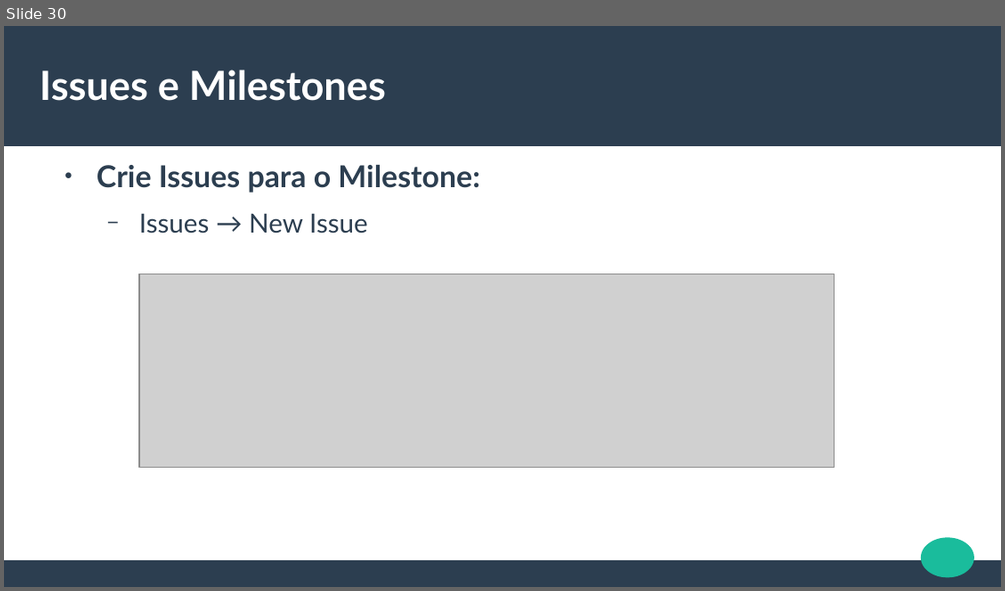
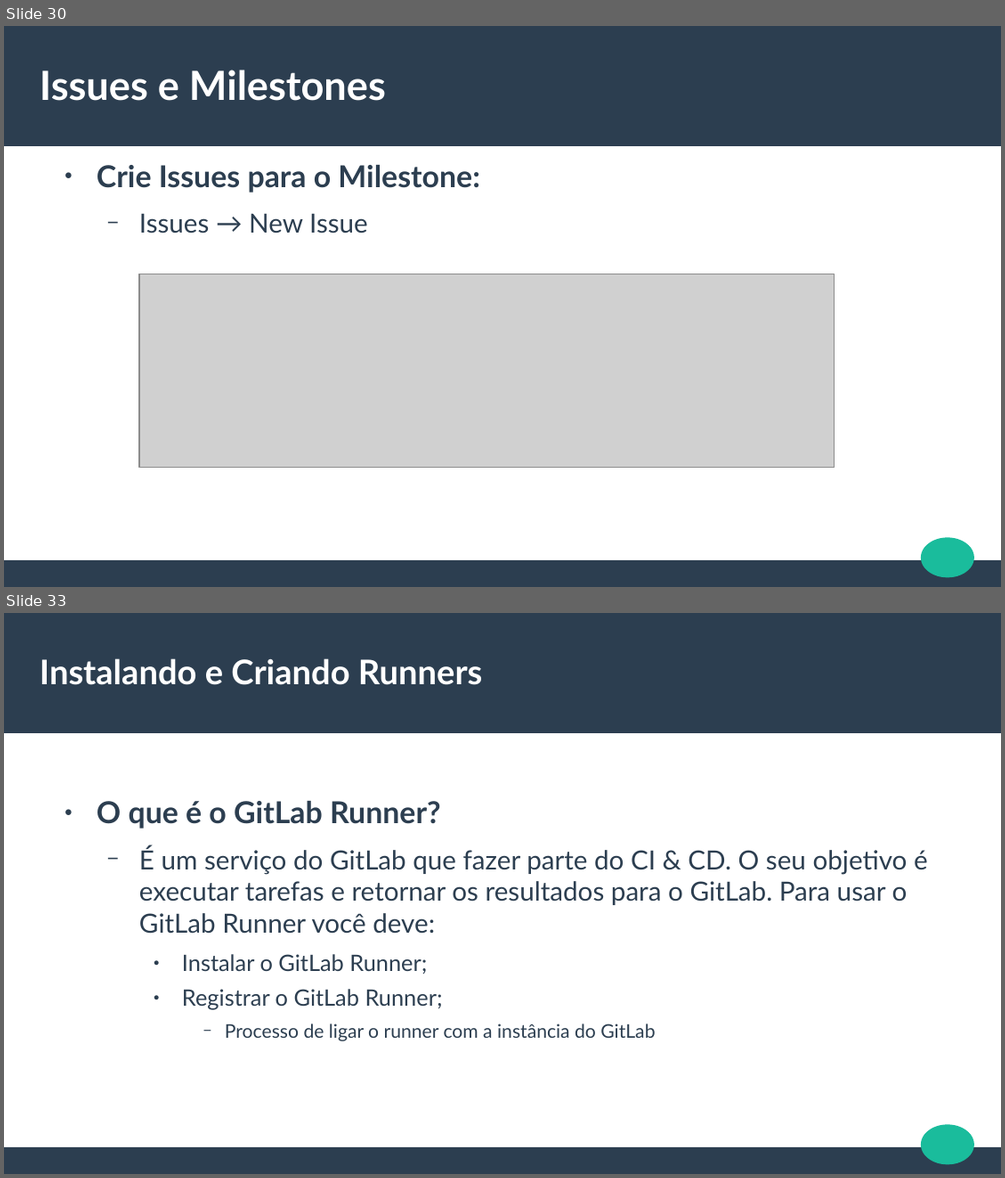
Before and after one commit to jeffersoncarvalho/aps-2020_2, a slide deck: SLIDES/ODP/3NA-EXTRA-GitLab.odp. Shown one above the other, each under a label of ours: slide 30 before the commit, slides 30 and 33 after it; the slides between them are not shown. The pictures are 1005x591 and 1005x1178 pixels, drawn with LibreOffice and Linux fonts; fonts in the diff are those of the drawing; grey boxes stand for pictures. Boxes give left, top, right and bottom in pixels: in the first picture for what was removed or moved away, otherwise in the second. Text is boxed around its words. In the diff, an @@ line names an element or a change of style, - is before the commit and + after.

```diff
--- a/SLIDES/ODP/3NA-EXTRA-GitLab.odp
+++ b/SLIDES/ODP/3NA-EXTRA-GitLab.odp
@@ slide 33 added at <box>4,613,1001,1174</box>, background #FFFFFF; not listed: 3 template elements that a slide beside it also shows @@
@@ title added at <box>40,658,482,685</box>, 27 pt, text #FFFFFF, bold @@
+Instalando e Criando Runners
@@ text added at <box>97,801,928,1041</box>, 21 pt, text #2C3E50 @@
+● O que é o GitLab Runner?
+  − É um serviço do GitLab que fazer parte do CI & CD. O seu objetivo é executar tarefas e retornar os resultados para o GitLab. Para usar o GitLab Runner você deve:
+    ● Instalar o GitLab Runner;
+    ● Registrar o GitLab Runner;
+      − Processo de ligar o runner com a instância do GitLab
```
Also in this commit, not shown: 6 slides changed, 14 other slides added, 1 slide removed, 1 other file.
